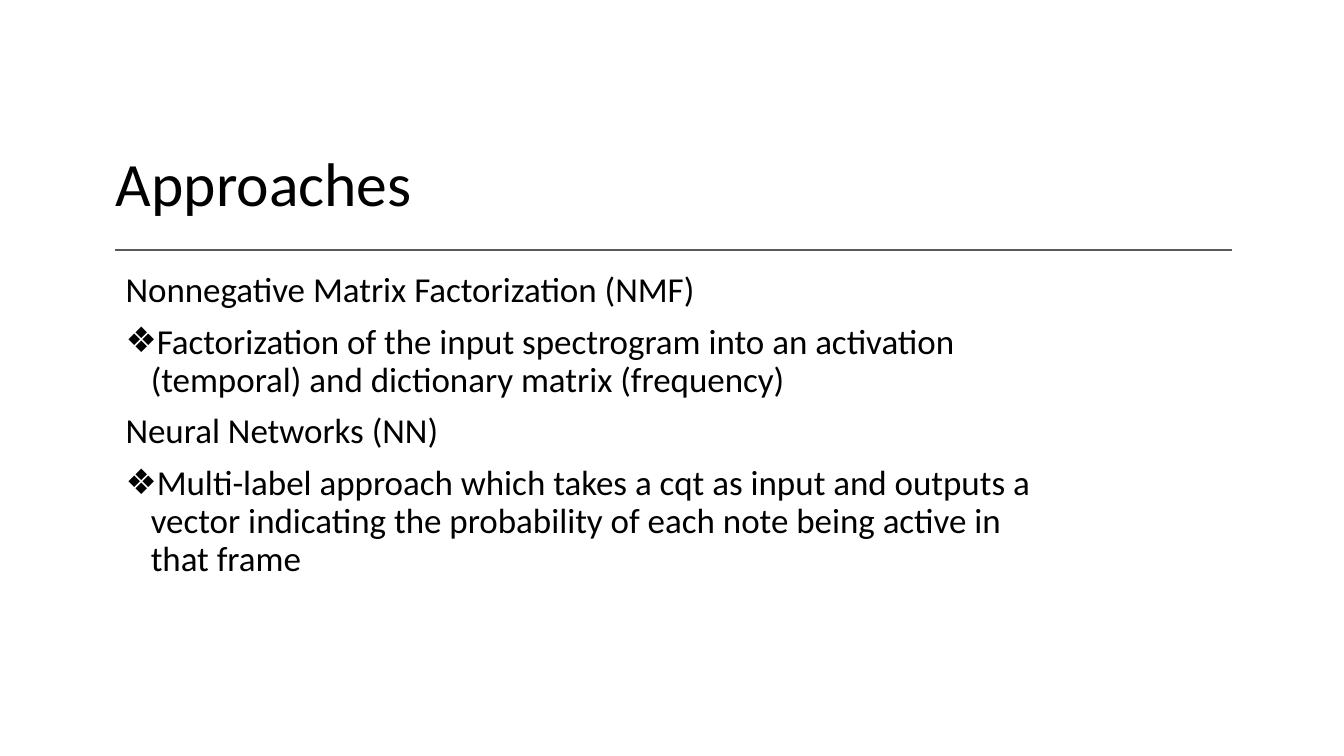
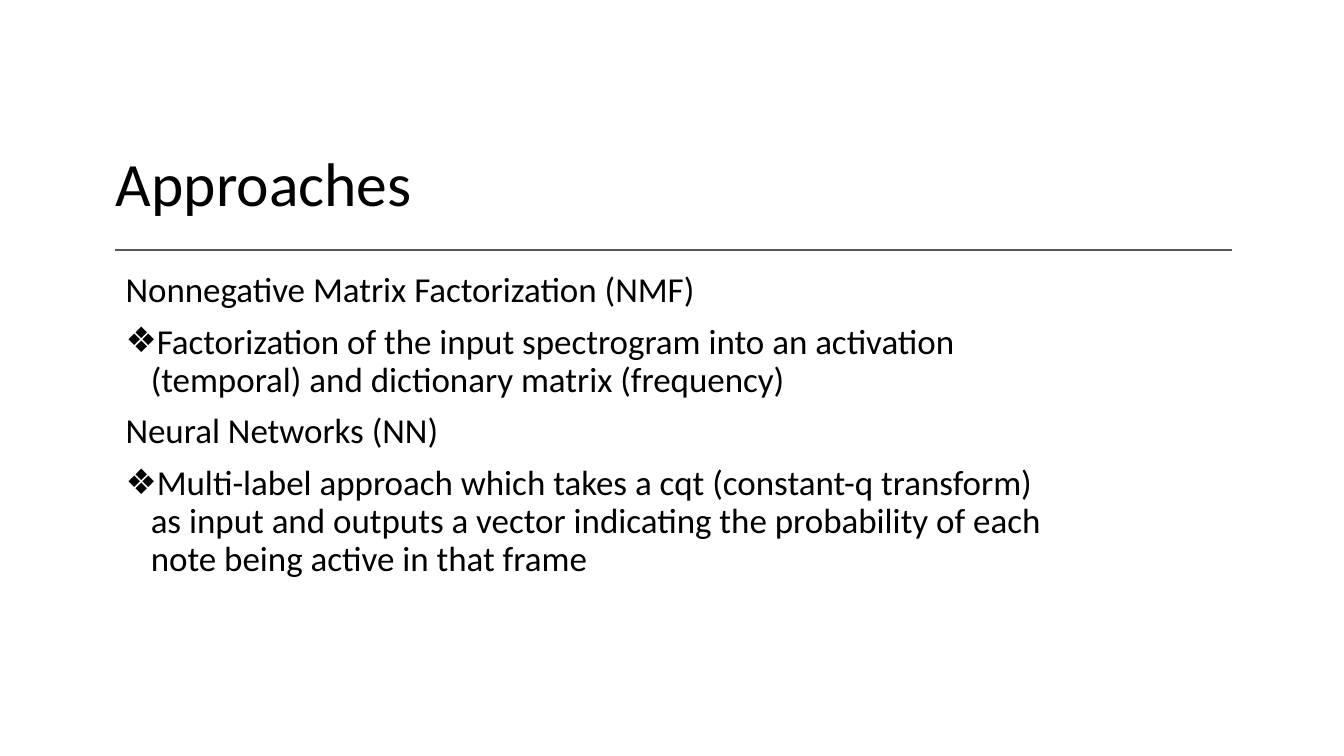
Before and after one commit to OliverIgnetik/engn4200_thesis, a slide deck: slide 5 of Research_Project_Presentation.pptx. Drawn at 1344x756 pixels with LibreOffice and Linux fonts; fonts in the diff are those of the drawing. Boxes give left, top, right and bottom in pixels: in the first picture for what was removed or moved away, otherwise in the second. Text is boxed around its words. In the diff, an @@ line names an element or a change of style, - is before the commit and + after.

```diff
--- a/Research_Project_Presentation.pptx
+++ b/Research_Project_Presentation.pptx
@@ text at [151, 469, 1040, 577]: text changed @@
-❖ Multi-label approach which takes a cqt as input and outputs a vector indicating the probability of each note being active in that frame
+❖ Multi-label approach which takes a cqt (constant-q transform) as input and outputs a vector indicating the probability of each note being active in that frame
```
Also in this commit, not shown: 14 other files.
